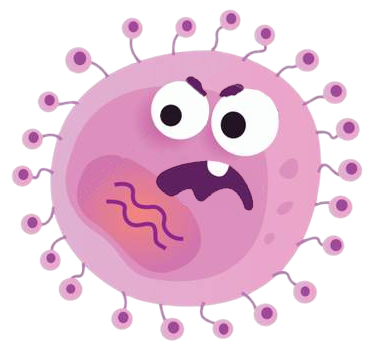
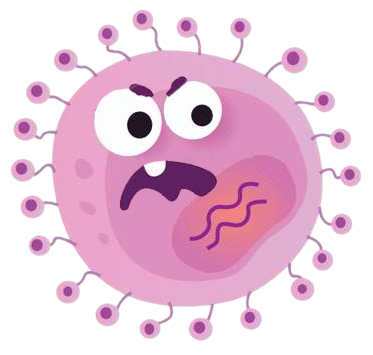
Revision of a layered w=373, h=355 image; what changed, layer by layer:
painted on "Layer 2" over [10, 9, 363, 341]
removed layer "Layer 3" over [218, 78, 253, 99]
removed layer "Layer 4" over [185, 74, 208, 98]
removed layer "Layer 1" over [10, 9, 363, 341]
